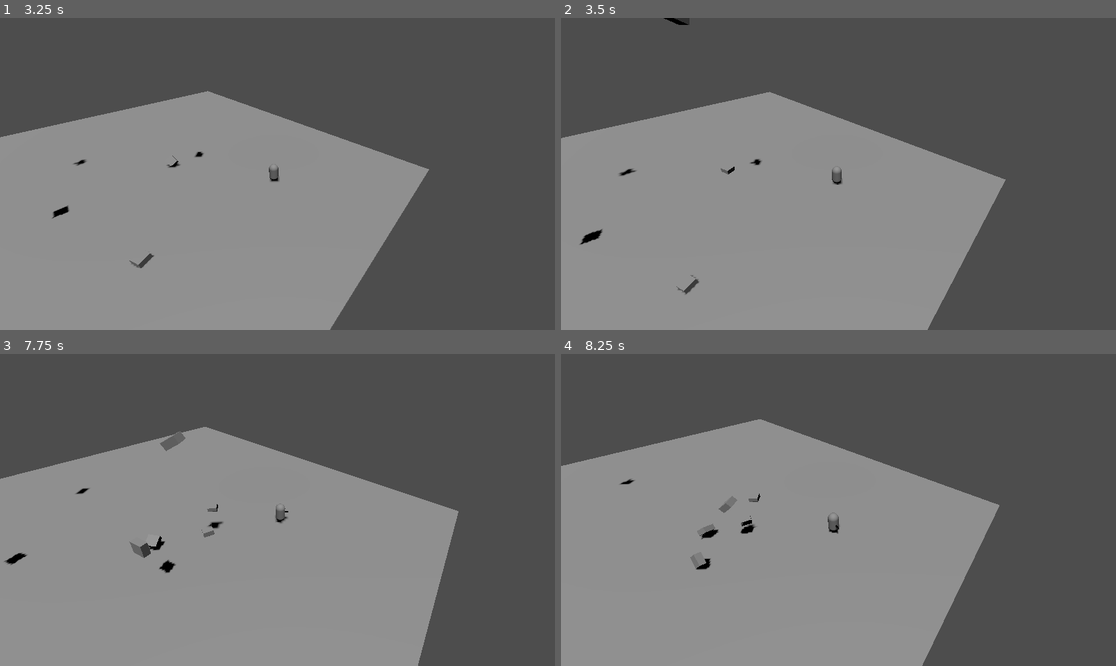
Above: before the commit, frames 1-4 (two rows, left to right).
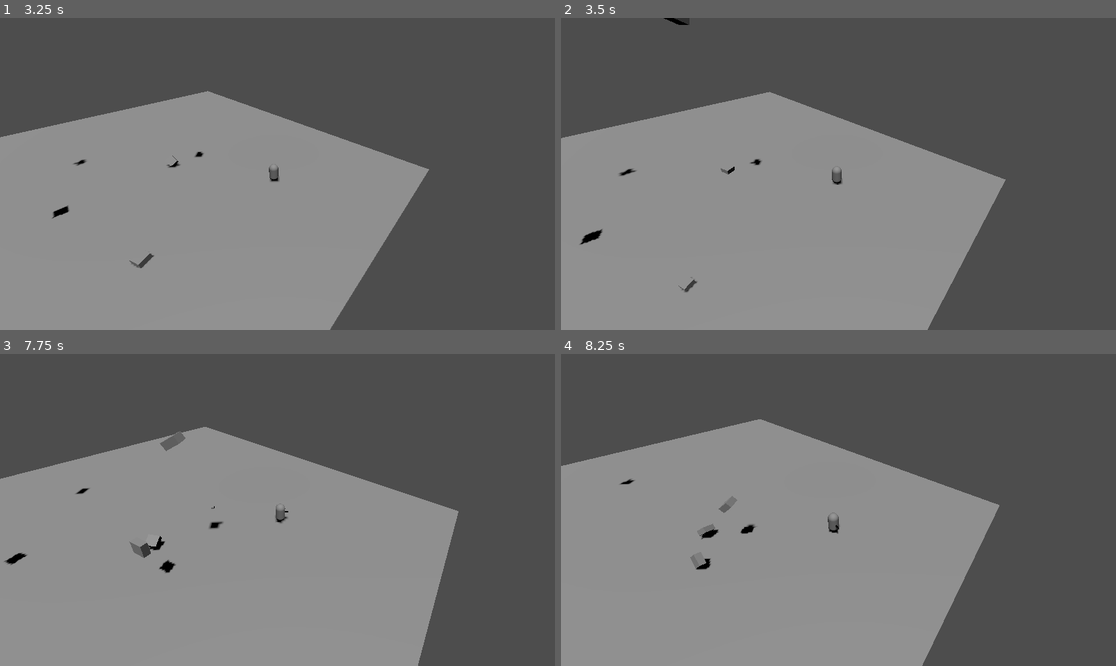
Above: after the commit, the same moments.

Repository: NopksForge/auth-slash
Game: Godot game, scene res://scenes/levels/practice_room/practice_room.tscn
Two runs of this game, one before a commit and one after it. Both use one fixed random seed, a clock stepped at 60 frames per second and the inputs below.
Inputs:
- Up to frame 1 (3.25 s): hold D (move_right) 0.53-1.28 s; tap Space (move_dash) every 0.75 s from 0.6 to 2.85 s; hold S (move_down) 1.28-2.03 s; hold D (move_right) 2.03-2.78 s; hold W (move_up) from 2.78 s (still down)
- Up to frame 2 (3.5 s): keep holding W (move_up)
- Up to frame 3 (7.75 s): release W (move_up) at 3.53 s; hold A (move_left) 3.53-5.03 s; tap Space (move_dash) every 0.75 s from 3.6 to 7.35 s; hold S (move_down) 5.03-5.78 s; hold D (move_right) 5.78-6.53 s; hold W (move_up) 6.53-7.28 s; hold D (move_right) from 7.28 s (still down)
- Up to frame 4 (8.25 s): release D (move_right) at 8.03 s; hold S (move_down) from 8.03 s (still down); tap Space (move_dash) at 8.1 s

Frame 1 is identical in both runs. In frame 2, less than 0.1% of the frame differs, in the area x 20-25%, y 82-89%; in frame 3, less than 0.1%, in the area x 36-40%, y 48-59%; in frame 4, less than 0.1%.

Commit message:
change const var into uppercase

Diff:
--- a/scenes/prefebs/box/box.gd
+++ b/scenes/prefebs/box/box.gd
@@ -2,9 +2,9 @@
 
 signal box_destroyed(box: Node3D)
 
-@export var destruction_delay: float = 0.2
-@export var stop_threshold: float = 0.1
-@export var check_time: float = 0.5
+const DESTRUCTION_DELAY: float = 0.2
+const STOP_THRESHOLD: float = 0.5
+const CHECK_TIME: float = 0.5
 
 var is_being_destroyed: bool = false
 var stop_timer: float = 0.0
@@ -34,9 +34,9 @@
 	# Check for collision with ground
 	var colliding_bodies = get_colliding_bodies()
 	if colliding_bodies.size() > 0:
-		if linear_velocity.length() < stop_threshold:
+		if linear_velocity.length() < STOP_THRESHOLD:
 			stop_timer += delta
-			if stop_timer >= check_time:
+			if stop_timer >= CHECK_TIME:
 				destroy()
 		else:
 			stop_timer = 0.0
@@ -50,5 +50,5 @@
 
 	# Scale down and destroy
 	var tween = create_tween()
-	tween.tween_property(self, "scale", Vector3.ZERO, destruction_delay)
+	tween.tween_property(self, "scale", Vector3.ZERO, DESTRUCTION_DELAY)
 	tween.tween_callback(queue_free)
--- a/scenes/prefebs/box_rain/box_rain.gd
+++ b/scenes/prefebs/box_rain/box_rain.gd
@@ -1,10 +1,10 @@
 extends Node3D
 
 @export var box_scene: PackedScene  # Reference to the Box scene
-@export var spawn_area_size: Vector2 = Vector2(20, 20)  # Width and Length of spawn area
-@export var spawn_height: float = 15.0  # Height at which boxes spawn
-@export var spawn_interval: float = 0.5  # Time between spawns
-@export var max_boxes: int = 50  # Maximum number of boxes at once
+@export var SPAWN_AREA_SIZE: Vector2 = Vector2(20, 20)  # Width and Length of spawn area
+@export var SPAWN_HEIGHT: float = 15.0  # Height at which boxes spawn
+@export var SPAWN_INTERVAL: float = 0.5  # Time between spawns
+@export var MAX_BOXES: int = 50  # Maximum number of boxes at once
 
 var spawn_timer: float = 0.0
 var boxes: Array = []
@@ -15,7 +15,7 @@
 
 func _process(delta: float) -> void:
 	spawn_timer += delta
-	if spawn_timer >= spawn_interval and boxes.size() < max_boxes:
+	if spawn_timer >= SPAWN_INTERVAL and boxes.size() < MAX_BOXES:
 		spawn_box()
 		spawn_timer = 0.0
 
@@ -29,11 +29,11 @@
 	boxes.append(box)
 
 	# Random position within spawn area
-	var random_x = randf_range(-spawn_area_size.x/2, spawn_area_size.x/2)
-	var random_z = randf_range(-spawn_area_size.y/2, spawn_area_size.y/2)
+	var random_x = randf_range(-SPAWN_AREA_SIZE.x/2, SPAWN_AREA_SIZE.x/2)
+	var random_z = randf_range(-SPAWN_AREA_SIZE.y/2, SPAWN_AREA_SIZE.y/2)
 
 	# Set position
-	box.global_position = global_position + Vector3(random_x, spawn_height, random_z)
+	box.global_position = global_position + Vector3(random_x, SPAWN_HEIGHT, random_z)
 
 	# Connect to box's destroyed signal
 	if !box.is_connected("box_destroyed", _on_box_destroyed):
--- a/scenes/prefebs/camera_rig/camera_rig.gd
+++ b/scenes/prefebs/camera_rig/camera_rig.gd
@@ -1,13 +1,13 @@
 extends Node3D
 
-@export var follow_speed: float = 5.0  # Reduced for smoother follow
-@export var base_offset: Vector3 = Vector3(0, 12, 15)  # Base camera position
-@export var look_at_offset: Vector3 = Vector3(0, 0, 0)  # Adjusted to look directly at player
-@export var movement_influence: float = 0.3  # How much player movement affects camera
-@export var max_movement_offset: float = 2.0  # Maximum distance camera can offset from movement
-@export var zoom_influence: float = 0.01  # How much movement affects zoom
-@export var max_zoom_offset: float = 2.0  # Maximum zoom change
-@export var smoothing: float = 3.0  # General smoothing factor
+@export var FOLLOW_SPEED: float = 5.0  # Reduced for smoother follow
+@export var BASE_OFFSET: Vector3 = Vector3(0, 12, 15)  # Base camera position
+@export var LOOK_AT_OFFSET: Vector3 = Vector3(0, 0, 0)  # Adjusted to look directly at player
+@export var MOVEMENT_INFLUENCE: float = 0.3  # How much player movement affects camera
+@export var MAX_MOVEMENT_OFFSET: float = 2.0  # Maximum distance camera can offset from movement
+@export var ZOOM_INFLUENCE: float = 0.01  # How much movement affects zoom
+@export var MAX_ZOOM_OFFSET: float = 2.0  # Maximum zoom change
+@export var SMOOTHING: float = 3.0  # General smoothing factor
 
 var player: CharacterBody3D
 var camera_velocity: Vector3 = Vector3.ZERO
@@ -20,7 +20,7 @@
 	player = get_parent().get_node("Player")
 	if player:
 		previous_player_position = player.global_position
-		target_position = player.global_position + base_offset
+		target_position = player.global_position + BASE_OFFSET
 
 func _physics_process(delta: float) -> void:
 	if !player:
@@ -33,31 +33,31 @@
 	# Calculate movement-based camera offset
 	var movement_offset = Vector3.ZERO
 	if player_velocity.length() > 0.1:
-		movement_offset = player_velocity.normalized() * movement_influence
+		movement_offset = player_velocity.normalized() * MOVEMENT_INFLUENCE
 		movement_offset.y = 0  # Keep vertical offset constant
-		movement_offset = movement_offset.limit_length(max_movement_offset)
+		movement_offset = movement_offset.limit_length(MAX_MOVEMENT_OFFSET)
 
 	# Smoothly interpolate current movement offset
-	current_movement_offset = current_movement_offset.lerp(movement_offset, smoothing * delta)
+	current_movement_offset = current_movement_offset.lerp(movement_offset, SMOOTHING * delta)
 
 	# Calculate zoom based on movement speed
-	var target_zoom_offset = player_velocity.length() * zoom_influence
-	target_zoom_offset = clamp(target_zoom_offset, 0, max_zoom_offset)
-	current_zoom_offset = lerp(current_zoom_offset, target_zoom_offset, smoothing * delta)
+	var target_zoom_offset = player_velocity.length() * ZOOM_INFLUENCE
+	target_zoom_offset = clamp(target_zoom_offset, 0, MAX_ZOOM_OFFSET)
+	current_zoom_offset = lerp(current_zoom_offset, target_zoom_offset, SMOOTHING * delta)
 
 	# Calculate final camera offset with zoom
-	var final_offset = base_offset + current_movement_offset
+	var final_offset = BASE_OFFSET + current_movement_offset
 	final_offset = final_offset * (1.0 + current_zoom_offset)
 
 	# Calculate target position
 	target_position = player.global_position + final_offset
 
 	# Smooth camera movement
-	global_position = global_position.lerp(target_position, follow_speed * delta)
+	global_position = global_position.lerp(target_position, FOLLOW_SPEED * delta)
 
 	# Look at player with smooth rotation
 	var current_rotation = Quaternion(global_transform.basis)
 	var target_rotation = Quaternion(global_transform.looking_at(
-		player.global_position + look_at_offset, Vector3.UP).basis)
+		player.global_position + LOOK_AT_OFFSET, Vector3.UP).basis)
 
-	global_transform.basis = Basis(current_rotation.slerp(target_rotation, smoothing * delta))
+	global_transform.basis = Basis(current_rotation.slerp(target_rotation, SMOOTHING * delta))
